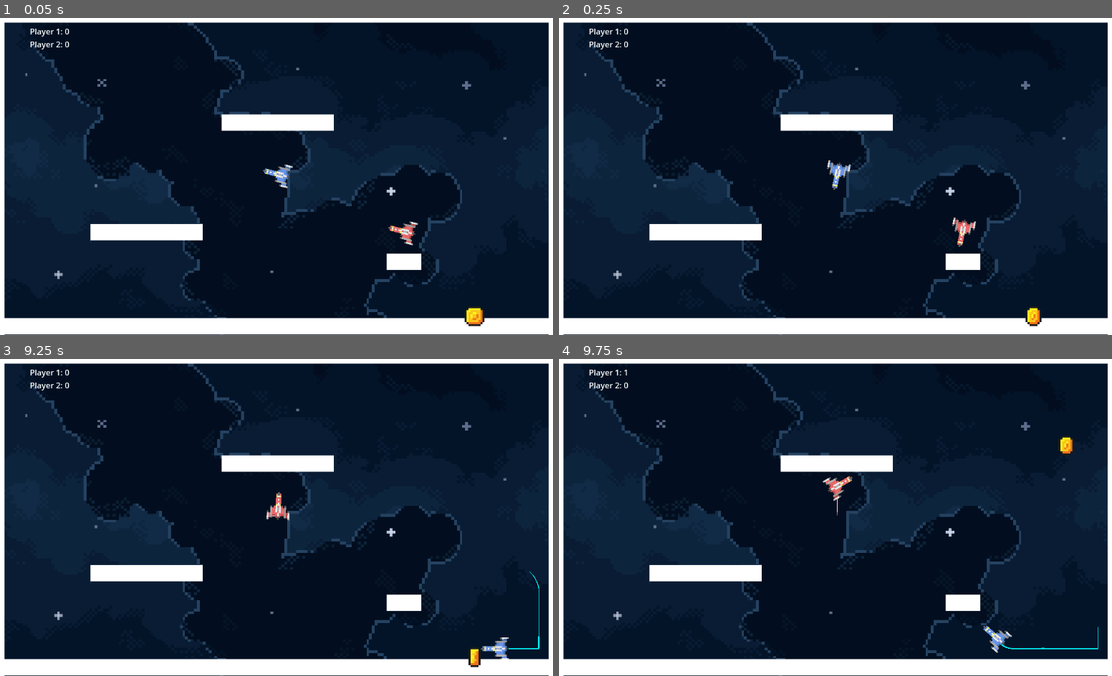
Above: before the commit, frames 1-4 (two rows, left to right).
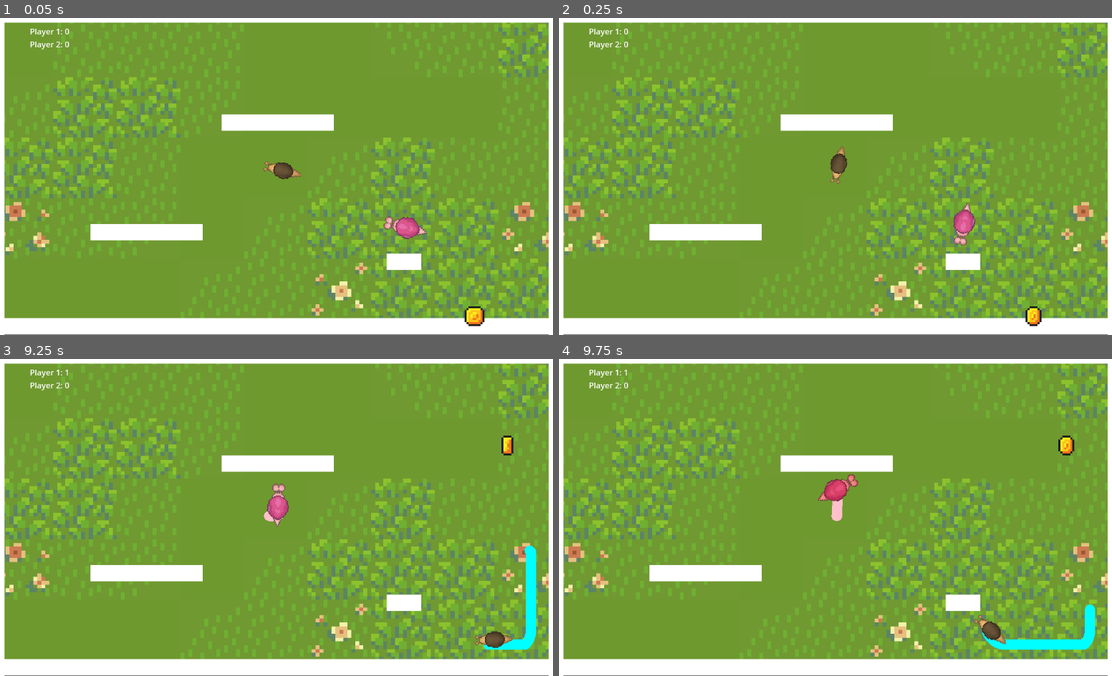
Above: after the commit, the same moments.

Repository: reniby/catfight
Game: Godot game, scene res://scenes/catfight.tscn
Two runs of this game, one before a commit and one after it. Both use one fixed random seed, a clock stepped at 60 frames per second and the inputs below.
Inputs:
- Up to frame 1 (0.05 s): no input
- Up to frame 2 (0.25 s): no input
- Up to frame 3 (9.25 s): hold Right (right_p1) 0.53-1.28 s; tap one key every 0.75 s from 0.6 s: Shift (dash_p1) Space (dash_p2) S (down_p2) A (left_p2) D (right_p2) W (up_p2) Shift (dash_p1) Space (dash_p2) S (down_p2) A (left_p2) D (right_p2) W (up_p2); hold Down (down_p1) 1.28-2.03 s; hold Right (right_p1) 2.03-2.78 s; hold Up (up_p1) 2.78-3.53 s; hold Left (left_p1) 3.53-5.03 s; hold Down (down_p1) 5.03-5.78 s; hold Right (right_p1) 5.78-6.53 s; hold Up (up_p1) 6.53-7.28 s; hold Right (right_p1) 7.28-8.03 s; hold Down (down_p1) 8.03-8.78 s; hold Left (left_p1) from 8.78 s (still down)
- Up to frame 4 (9.75 s): release Left (left_p1) at 9.53 s; hold Up (up_p1) from 9.53 s (still down); tap Shift (dash_p1) at 9.6 s

The runs differ from the first frame. In frame 1, 90% of the frame differs, in the area x 0-100%, y 1-100%; in frame 2, 90%; in frame 3, 90%; in frame 4, 90%.

Commit message:
dash timer + red tweener

Diff:
--- a/scenes/catfight.tscn
+++ b/scenes/catfight.tscn
@@ -3,17 +3,17 @@
 [ext_resource type="PackedScene" uid="uid://dicljeul2qf12" path="res://scenes/platform.tscn" id="1_ffnek"]
 [ext_resource type="Script" path="res://scripts/catfight.gd" id="1_rkgal"]
 [ext_resource type="PackedScene" uid="uid://dsxn5ou3e4h0t" path="res://scenes/player.tscn" id="1_whaxt"]
+[ext_resource type="Texture2D" uid="uid://bmcatdfsxa15e" path="res://space_art/Grassy Flower Background.webp" id="2_k4stm"]
 [ext_resource type="Script" path="res://scripts/score.gd" id="4_tttqi"]
 [ext_resource type="PackedScene" uid="uid://cowem0i0pp2jf" path="res://scenes/coin.tscn" id="5_onvbn"]
-[ext_resource type="Texture2D" uid="uid://bjev2dtdustk6" path="res://space_art/Cosmic Background Outer Space.png" id="6_08qxj"]
 
 [node name="Catfight" type="Node2D"]
 script = ExtResource("1_rkgal")
 
 [node name="CosmicBackgroundOuterSpace" type="Sprite2D" parent="."]
 position = Vector2(-5.00001, -13)
-scale = Vector2(1.50349, 1.43464)
-texture = ExtResource("6_08qxj")
+scale = Vector2(2, 1.909)
+texture = ExtResource("2_k4stm")
 
 [node name="Player" parent="." instance=ExtResource("1_whaxt")]
 position = Vector2(-6.10352e-05, 1.90735e-06)
--- a/scenes/player.tscn
+++ b/scenes/player.tscn
@@ -1,25 +1,49 @@
-[gd_scene load_steps=8 format=3 uid="uid://dsxn5ou3e4h0t"]
+[gd_scene load_steps=13 format=3 uid="uid://dsxn5ou3e4h0t"]
 
 [ext_resource type="Script" path="res://scripts/player.gd" id="1_0pet2"]
-[ext_resource type="Texture2D" uid="uid://cd3jnc3q1k4d0" path="res://space_art/2D Spaceship Sprites.png" id="3_73y64"]
+[ext_resource type="Texture2D" uid="uid://bvyvtu10tv7u2" path="res://space_art/$Snail4.png" id="3_phf6r"]
+[ext_resource type="Texture2D" uid="uid://dkc8dcn05ow0b" path="res://space_art/$Female_Snail.png" id="4_sfcvd"]
 [ext_resource type="PackedScene" uid="uid://dx3230llssqwf" path="res://scenes/trail.tscn" id="5_mmvgc"]
 
-[sub_resource type="RectangleShape2D" id="RectangleShape2D_3sflt"]
-size = Vector2(12, 14)
+[sub_resource type="CapsuleShape2D" id="CapsuleShape2D_5o2x8"]
+radius = 5.0
+height = 22.0
 
-[sub_resource type="AtlasTexture" id="AtlasTexture_eokdc"]
-atlas = ExtResource("3_73y64")
-region = Rect2(0, 20, 17, 20)
+[sub_resource type="AtlasTexture" id="AtlasTexture_s1ew0"]
+atlas = ExtResource("3_phf6r")
+region = Rect2(0, 144, 48, 48)
 
-[sub_resource type="AtlasTexture" id="AtlasTexture_npe43"]
-atlas = ExtResource("3_73y64")
-region = Rect2(0, 0, 17, 20)
+[sub_resource type="AtlasTexture" id="AtlasTexture_a05yn"]
+atlas = ExtResource("3_phf6r")
+region = Rect2(48, 144, 48, 48)
+
+[sub_resource type="AtlasTexture" id="AtlasTexture_l41yo"]
+atlas = ExtResource("3_phf6r")
+region = Rect2(96, 144, 48, 48)
+
+[sub_resource type="AtlasTexture" id="AtlasTexture_gjxun"]
+atlas = ExtResource("4_sfcvd")
+region = Rect2(0, 144, 48, 48)
+
+[sub_resource type="AtlasTexture" id="AtlasTexture_xx5cq"]
+atlas = ExtResource("4_sfcvd")
+region = Rect2(48, 144, 48, 48)
+
+[sub_resource type="AtlasTexture" id="AtlasTexture_2kdhp"]
+atlas = ExtResource("4_sfcvd")
+region = Rect2(96, 144, 48, 48)
 
 [sub_resource type="SpriteFrames" id="SpriteFrames_tt4e7"]
 animations = [{
 "frames": [{
 "duration": 1.0,
-"texture": SubResource("AtlasTexture_eokdc")
+"texture": SubResource("AtlasTexture_s1ew0")
+}, {
+"duration": 1.0,
+"texture": SubResource("AtlasTexture_a05yn")
+}, {
+"duration": 1.0,
+"texture": SubResource("AtlasTexture_l41yo")
 }],
 "loop": true,
 "name": &"blue_idle",
@@ -27,7 +51,13 @@
 }, {
 "frames": [{
 "duration": 1.0,
-"texture": SubResource("AtlasTexture_npe43")
+"texture": SubResource("AtlasTexture_gjxun")
+}, {
+"duration": 1.0,
+"texture": SubResource("AtlasTexture_xx5cq")
+}, {
+"duration": 1.0,
+"texture": SubResource("AtlasTexture_2kdhp")
 }],
 "loop": true,
 "name": &"red_idle",
@@ -40,16 +70,20 @@
 script = ExtResource("1_0pet2")
 
 [node name="CollisionShape2D" type="CollisionShape2D" parent="."]
-position = Vector2(0, -1)
-shape = SubResource("RectangleShape2D_3sflt")
+position = Vector2(0, -2)
+shape = SubResource("CapsuleShape2D_5o2x8")
 
 [node name="Trail" parent="." instance=ExtResource("5_mmvgc")]
 position = Vector2(-77.5602, -0.511909)
 points = PackedVector2Array(77.5602, 1.51191)
 
 [node name="Anim" type="AnimatedSprite2D" parent="."]
+position = Vector2(0.187501, -2.8125)
+scale = Vector2(0.584545, 0.575521)
 sprite_frames = SubResource("SpriteFrames_tt4e7")
-animation = &"red_idle"
+animation = &"blue_idle"
+autoplay = "blue_idle"
+frame_progress = 0.0709803
 
 [node name="Timer" type="Node" parent="."]
 
@@ -65,3 +99,4 @@
 
 [connection signal="timeout" from="Timer/DeathTimer" to="." method="_on_death_timer_timeout"]
 [connection signal="timeout" from="Timer/ITimer" to="." method="_on_i_timer_timeout"]
+[connection signal="timeout" from="Timer/DashTimer" to="." method="_on_dash_timer_timeout"]
--- a/scenes/trail.tscn
+++ b/scenes/trail.tscn
@@ -1,17 +1,15 @@
-[gd_scene load_steps=3 format=3 uid="uid://dx3230llssqwf"]
+[gd_scene load_steps=2 format=3 uid="uid://dx3230llssqwf"]
 
 [ext_resource type="Script" path="res://scripts/trail.gd" id="1_3d0am"]
-
-[sub_resource type="Curve" id="Curve_8p0un"]
-_data = [Vector2(0, 0), 0.0, 0.0, 0, 0, Vector2(0.10297, 0.431658), 0.0, 0.0, 0, 0, Vector2(0.334653, 0.534003), 0.0, 0.0, 0, 0, Vector2(0.570297, 0.48392), 0.0, 0.0, 0, 0, Vector2(0.582178, 0.838861), 0.0, 0.0, 0, 0, Vector2(0.772277, 0.342379), 0.0, 0.0, 0, 0, Vector2(0.976273, 1), 0.0, 0.0, 0, 0]
-point_count = 7
 
 [node name="Trail" type="Line2D"]
 show_behind_parent = true
 texture_filter = 1
-width = 1.0
-width_curve = SubResource("Curve_8p0un")
+width = 6.0
 default_color = Color(0.168627, 1, 1, 1)
+joint_mode = 2
+begin_cap_mode = 2
+end_cap_mode = 2
 script = ExtResource("1_3d0am")
 
 [node name="Area2D" type="Area2D" parent="."]
--- a/scripts/player.gd
+++ b/scripts/player.gd
@@ -9,10 +9,13 @@
 @onready var camera = $"../Camera2D"
 @onready var score: int = 0
 @onready var anim: AnimatedSprite2D = $Anim
+@onready var collision_shape: CollisionShape2D = $CollisionShape2D
+@onready var dash_timer: Timer = $Timer/DashTimer
 
 var trail
 var x_facing = 0
 var y_facing = 0
+var can_dash = true
 var character_skin = [{
 	"color": "cyan",
 	"anim": "blue_idle"
@@ -51,15 +54,6 @@
 	var top = camera.get_viewport_rect().size.y/2 * -1
 	var bottom = camera.get_viewport_rect().size.y/2
 
-	if position.y > bottom:
-		position.y = top
-	elif position.y < top:
-		position.y = bottom
-	if position.x > right + 10:
-		position.x = left
-	elif position.x < left - 10:
-		position.x = right
-
 	player_controller(delta)
 
 	move_and_slide()
@@ -91,16 +85,22 @@
 	set_collision_layer_value(2, true)
 
 func player_controller(delta):
-	var y_direction = Input.get_axis(character_input[player]["up"], character_input[player]["down"])
-	var x_direction = Input.get_axis(character_input[player]["left"], character_input[player]["right"])
-	if y_direction:
-		velocity.y = lerp(velocity.y, y_direction * SPEED, 5*delta)
+	var direction = Input.get_vector(character_input[player]["left"], character_input[player]["right"], character_input[player]["up"], character_input[player]["down"])
+	if direction:
+		velocity = velocity.lerp(direction * SPEED, 5*delta)
 	else:
-		velocity.y = lerp(velocity.y, 0.0, 5 * delta)
-	if x_direction:
-		velocity.x = lerp(velocity.x, x_direction * SPEED, 5*delta)
-	else:
-		velocity.x = lerp(velocity.x, 0.0, 5 * delta)
-	if Input.is_action_just_pressed(character_input[player]["dash"]):
+		velocity = velocity.lerp(Vector2(0,0), 5 * delta)
+	if Input.is_action_just_pressed(character_input[player]["dash"]) and can_dash:
 		velocity = Vector2(cos(anim.rotation - PI/2), sin(anim.rotation - PI/2)).normalized() * SPEED * 5
+		can_dash = false
+		dash_timer.start()
+		var tween = get_tree().create_tween()
+		tween.tween_property(anim, "modulate", Color.RED, 0.5)
+		tween.tween_property(anim, "modulate", Color.WHITE, 0.5)
+
 	anim.rotation = lerp_angle(anim.rotation, atan2(velocity.x, -velocity.y), delta*10.0)
+	collision_shape.rotation = lerp_angle(anim.rotation, atan2(velocity.x, -velocity.y), delta*10.0)
+
+
+func _on_dash_timer_timeout() -> void:
+	can_dash = true
--- a/scripts/trail.gd
+++ b/scripts/trail.gd
@@ -38,6 +38,14 @@
 			shapes.pop_at(0).queue_free()
 			remove_point(0)
 
+func get_line_length(points):
+	var total_length = 0
+
+	for i in range(0, len(points) - 1, 2):
+		total_length += sqrt((points[i+1][0]-points[i][0])**2 + (points[i+1][1] - points[i][1])**2)
+
+	return total_length
+
 func _on_area_2d_body_entered(body: Node2D) -> void:
 	if body is CharacterBody2D and get_parent().player != body.player:
 		print(body.player, "dead")
Binary file added: space_art/$Female_Snail.png
Not shown, added: space_art/$Female_Snail.png.import
Binary file added: space_art/$Snail4.png
Not shown, added: space_art/$Snail4.png.import
Binary file added: space_art/Grassy Flower Background.webp
Not shown, added: space_art/Grassy Flower Background.webp.import
